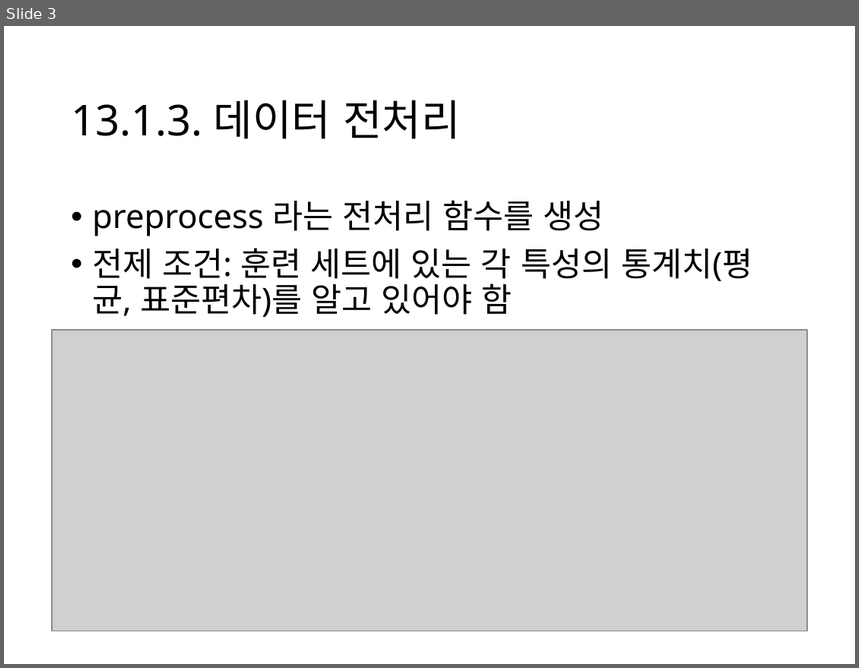
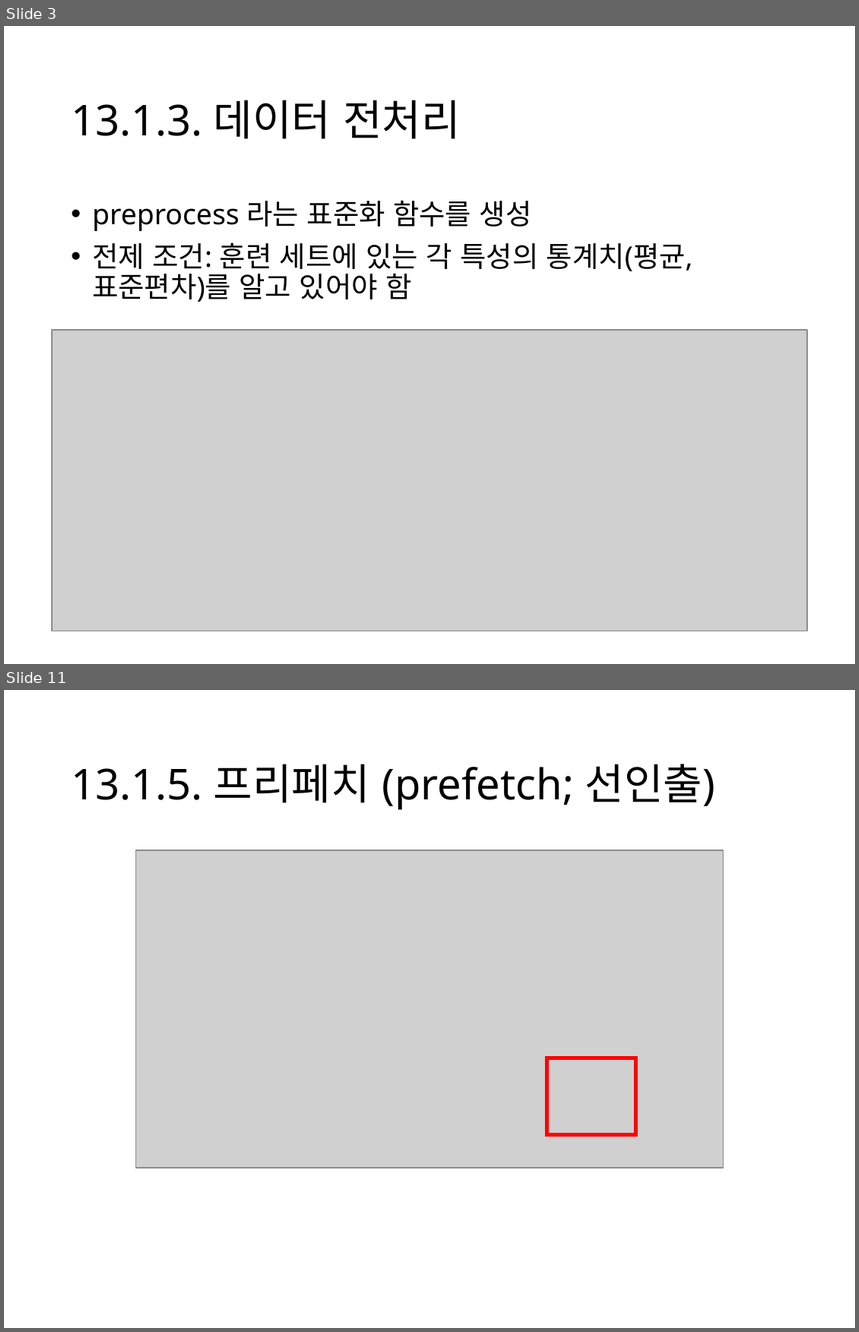
Before and after one commit to Kwan-Gu/data_science, a slide deck: ML/HandsOn/13/13_1_3_데이터전처리.pptx. Shown one above the other, each under a label of ours: slide 3 before the commit, slides 3 and 11 after it; the slides between them are not shown. The pictures are 859x668 and 859x1332 pixels, drawn with LibreOffice and Linux fonts; fonts in the diff are those of the drawing; grey boxes stand for pictures. Boxes give left, top, right and bottom in pixels: in the first picture for what was removed or moved away, otherwise in the second. Text is boxed around its words. In the diff, an @@ line names an element or a change of style, - is before the commit and + after.

Commit message:
Create 13_1_3_데이터전처리

```diff
--- a/ML/HandsOn/13/13_1_3_데이터전처리.pptx
+++ b/ML/HandsOn/13/13_1_3_데이터전처리.pptx
@@ slide 11 added at <box>4,690,855,1328</box>, background #FFFFFF @@
@@ title added at <box>71,764,715,810</box>, 36 pt, text #000000 @@
+13.1.5. 프리페치 (prefetch; 선인출)
@@ picture added at <box>136,850,723,1167</box> @@
@@ rectangle added at <box>547,1059,636,1135</box>, outline #FF0000 3 pt @@
@@ slide 3 changed as well @@
@@ text at <box>92,201,532,231</box>: text changed; size 28 to 24 pt @@
-• preprocess 라는 전처리 함수를 생성
+• preprocess 라는 표준화 함수를 생성
@@ text at <box>92,243,693,302</box>: size 28 to 24 pt in "전제 조건: 훈련 세트에 있는 각 특성의 ..." @@
```
Also in this commit, not shown: 2 other slides changed, 11 other slides added, 2 other files.
